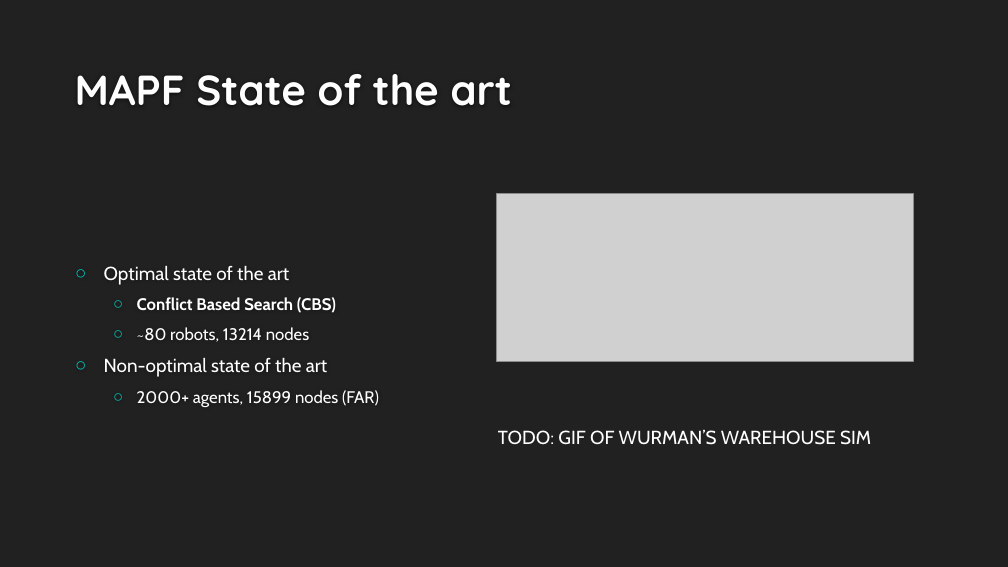
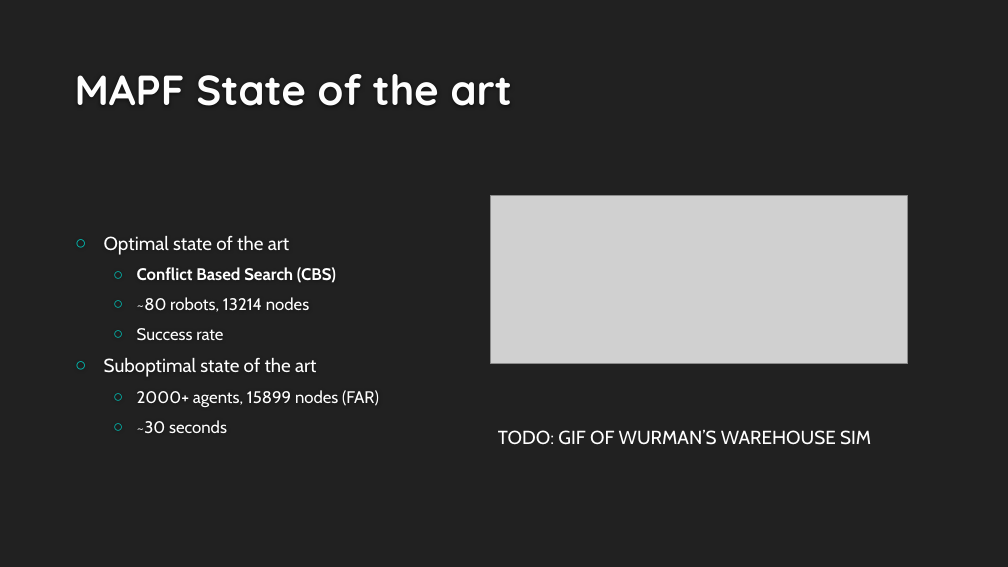
Before and after one commit to VikingDai/Honours-MAPF, a slide deck: slide 17 of Documents/Intermediate Presentation/Presentation Rev 3.pptx. Drawn at 1008x567 pixels with LibreOffice and Linux fonts; fonts in the diff are those of the drawing; grey boxes stand for pictures; background and template pictures are left out. Boxes give left, top, right and bottom in pixels: in the first picture for what was removed or moved away, otherwise in the second. Text is boxed around its words. In the diff, an @@ line names an element or a change of style, - is before the commit and + after.

```diff
--- a/Documents/Intermediate Presentation/Presentation Rev 3.pptx
+++ b/Documents/Intermediate Presentation/Presentation Rev 3.pptx
@@ picture moved from (x1=497, y1=194, x2=914, y2=361) to (x1=491, y1=196, x2=908, y2=364) @@
@@ text at (x1=104, y1=328, x2=317, y2=377): text changed @@
-○ Non-optimal state of the art
+  ○ Success rate
+○ Suboptimal state of the art
@@ text at (x1=137, y1=420, x2=227, y2=433): paragraph added @@
+  ○ ~30 seconds
```
Also in this commit, not shown: 30 other slides changed, 2 slides added, 14 slides removed.
